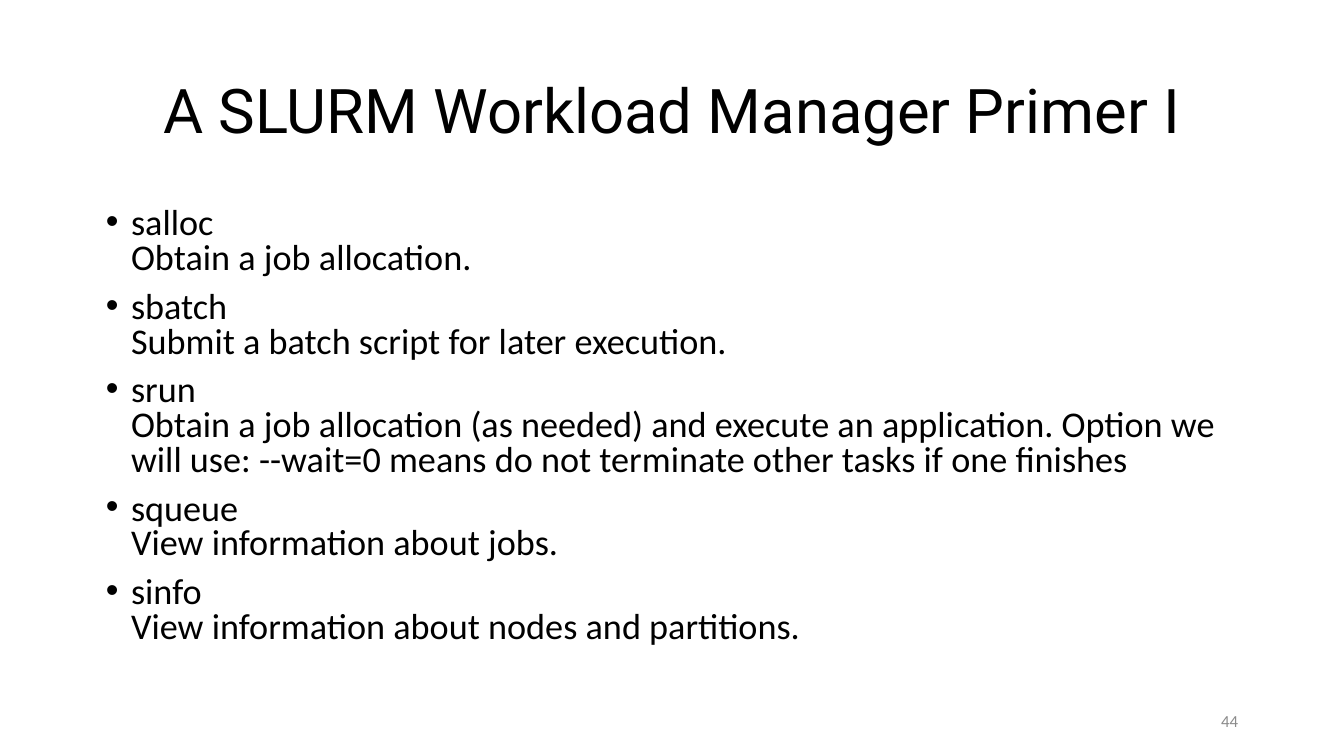
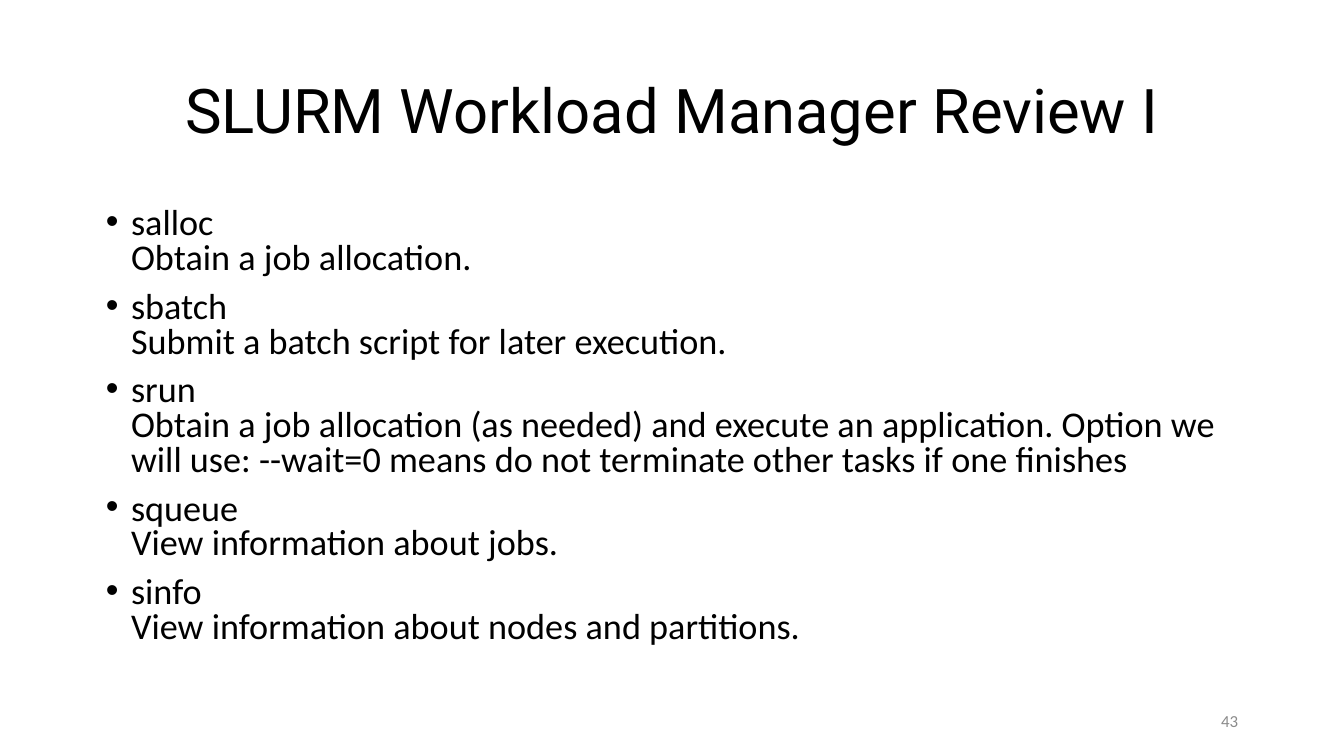
Before and after one commit to ketancmaheshwari/pearc24tut, a slide deck: slide 43 of gnu-parallel-tutorial.pptx (slide 44 before the commit). Drawn at 1344x756 pixels with LibreOffice and Linux fonts; fonts in the diff are those of the drawing. Boxes give left, top, right and bottom in pixels: in the first picture for what was removed or moved away, otherwise in the second. Text is boxed around its words. In the diff, an @@ line names an element or a change of style, - is before the commit and + after.

```diff
--- a/gnu-parallel-tutorial.pptx
+++ b/gnu-parallel-tutorial.pptx
@@ title at [185, 86, 1158, 146]: text changed @@
-A SLURM Workload Manager Primer I
+SLURM Workload Manager Review I
@@ page number at [1221, 716, 1238, 727]: text changed @@
-44
+43
```
Also in this commit, not shown: 6 other slides changed, 1 slide added, 2 slides removed, 3 other files.
